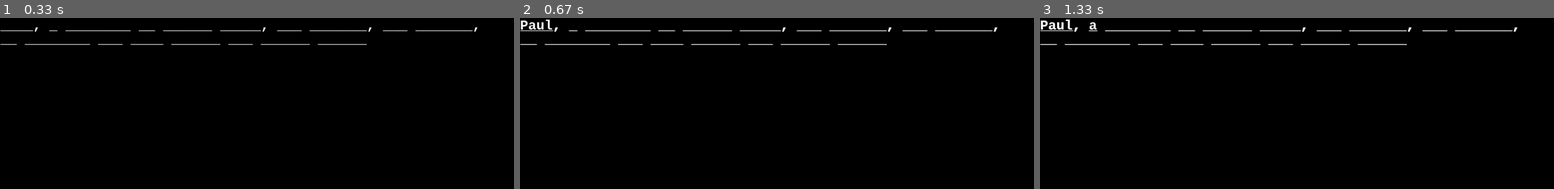
Above: before the commit, frames 1-3 (left to right).
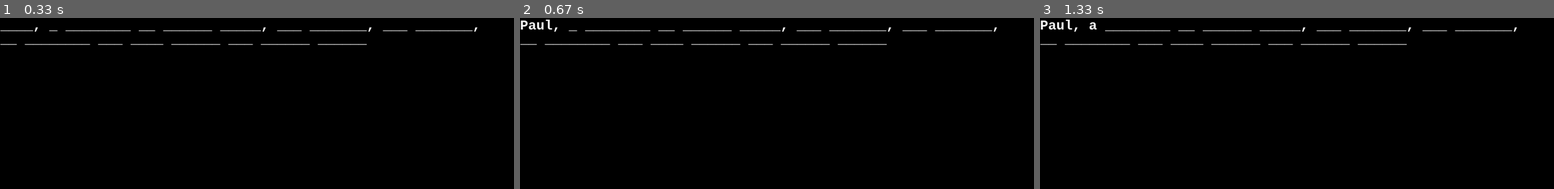
Above: after the commit, the same moments.

Repository: dabrygo/bmc
Game: pygame game, started from src/Bmc.py
Two runs of this game, one before a commit and one after it. Both use one fixed random seed, a clock stepped at 60 frames per second and the inputs below.
Inputs:
- Up to frame 1 (0.33 s): no input
- Up to frame 2 (0.67 s): tap P at 0.33 s
- Up to frame 3 (1.33 s): tap A at 0.67 s

Frame 1 is identical in both runs. In frame 2, 0.5% of the frame differs, in the area x 0-93%, y 5-16%; in frame 3, 0.6%, in the area x 0-93%, y 0-16%.

Commit message:
Underlines removed when word guessed correctly

Diff:
--- a/src/Bmc.py
+++ b/src/Bmc.py
@@ -29,11 +29,13 @@
 encoded = encoding.encoded()
 starts = encoding.starts()
 lines = wrapper.wrap(encoded)
+displays = []
 for i, line in enumerate(lines):
   x = 0
   y = i * font_size
   textbox = Display.TextBox.default(line, text_color, x, y)
-  screen.add(textbox)
+  displays.append(textbox)
+screen.blit(displays)
 
 
 keys = {
@@ -89,10 +91,10 @@
         revealed = decoding.reveal()
         lines = wrapper.wrap(revealed)
         print(lines)
+        displays = []
         for i, line in enumerate(lines):
           x = 0
           y = i * font_size
           textbox = Display.TextBox.default(line, text_color, x, y)
-          screen.add(textbox)
-
-    screen.refresh()
+          displays.append(textbox)
+        screen.blit(displays)
--- a/src/Display.py
+++ b/src/Display.py
@@ -67,10 +67,9 @@
 
 
 class Screen:
-  def __init__(self, screen, color, contents=[]):
+  def __init__(self, screen, color):
     self._screen = screen
     self._color = color
-    self._contents = contents
 
   @classmethod
   def size_and_color(cls, width, height, color):
@@ -78,13 +77,10 @@
     screen = pygame.display.set_mode(size)
     return cls(screen, color)
 
-  def add(self, item):
-    self._contents.append(item)
-
-  def refresh(self):
+  def blit(self, items):
     rgb = self._color.rgb()
     self._screen.fill(rgb)
-    for item in self._contents:
+    for item in items:
       surface = item.surface()
       rectangle = item.rectangle()
       self._screen.blit(surface, rectangle)
